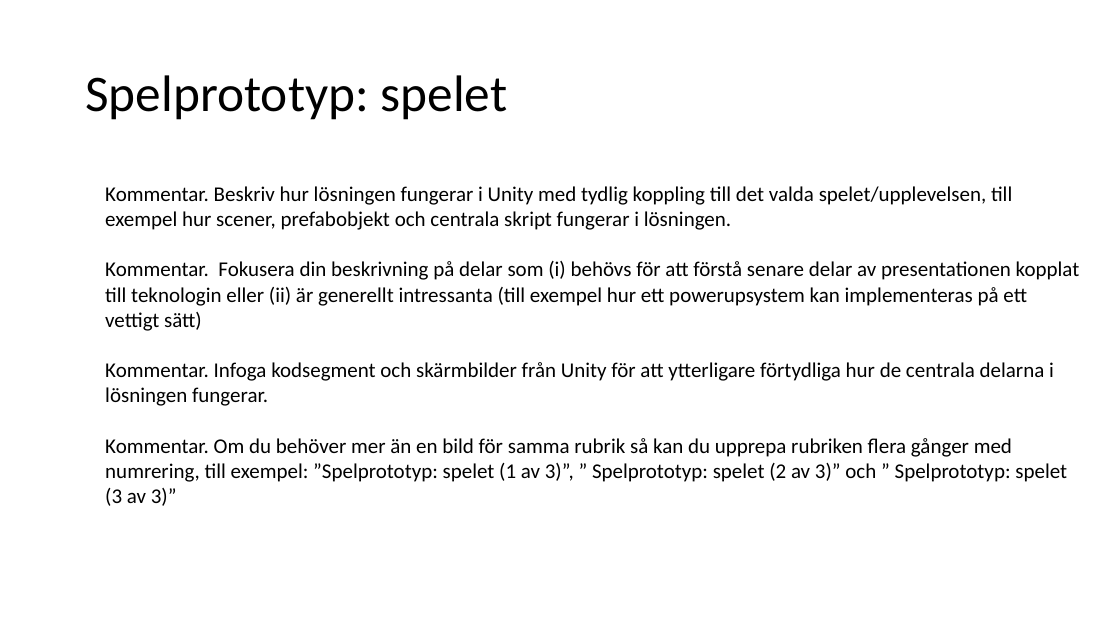
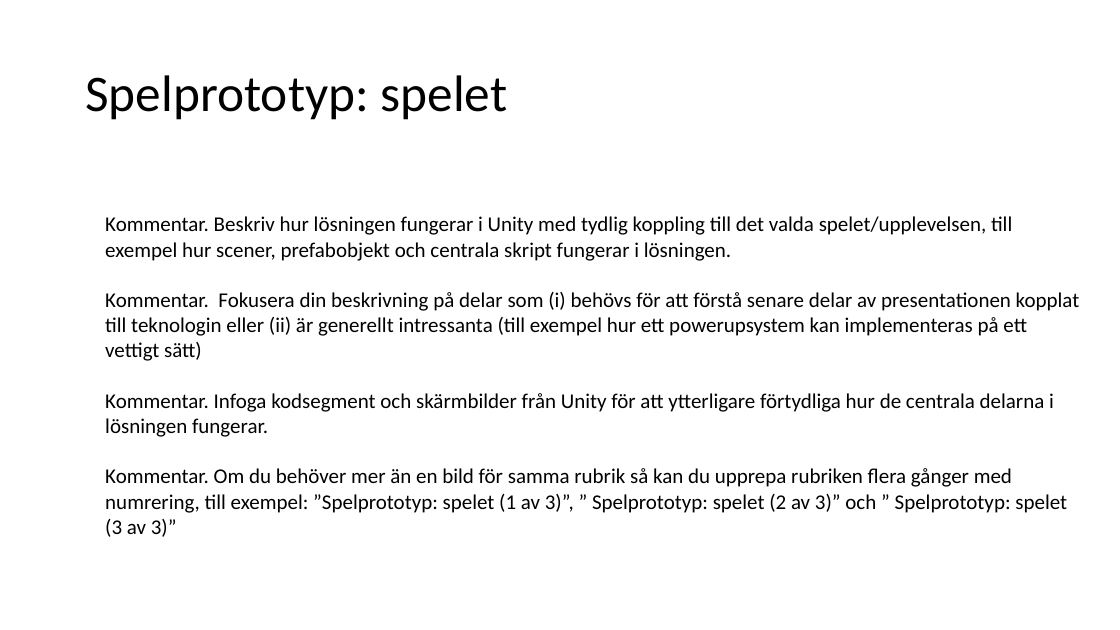
Before and after one commit to Fiskface/Iter1SpelProgg2, a slide deck: slide 4 of MallSpelprototyp.pptx. Drawn at 1120x630 pixels with LibreOffice and Linux fonts; fonts in the diff are those of the drawing. Boxes give left, top, right and bottom in pixels: in the first picture for what was removed or moved away, otherwise in the second. Text is boxed around its words. In the diff, an @@ line names an element or a change of style, - is before the commit and + after.

Commit message:
Spelprototyp

```diff
--- a/MallSpelprototyp.pptx
+++ b/MallSpelprototyp.pptx
@@ text "Kommentar. Beskriv hur lösningen fungerar ...": place and size @@
-text "Kommentar. Beskriv hur lösningen fungerar ..." at <box>105,186,1080,506</box>
+text "Kommentar. Beskriv hur lösningen fungerar ..." at <box>105,216,1080,537</box>
```
Also in this commit, not shown: 2 other slides changed.
